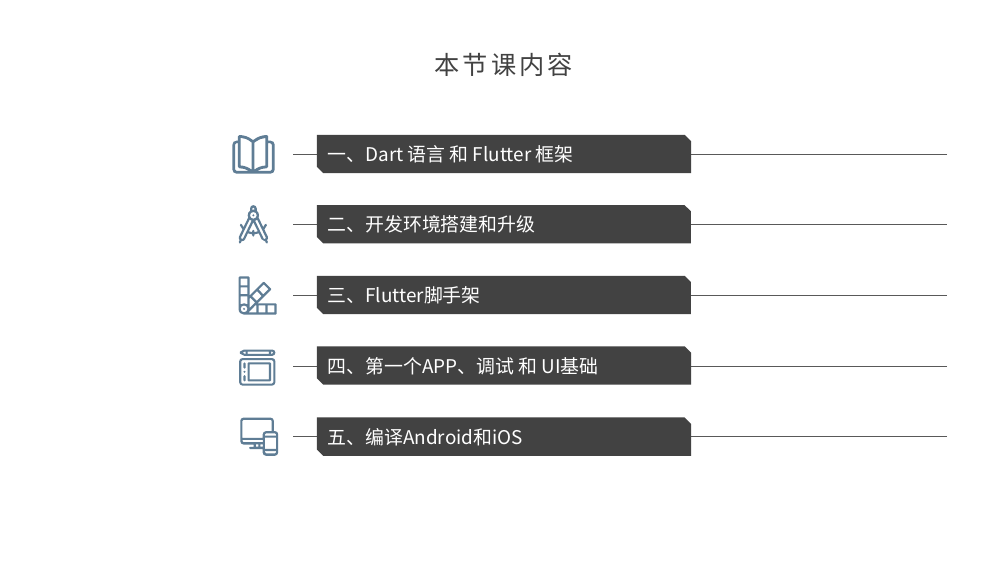
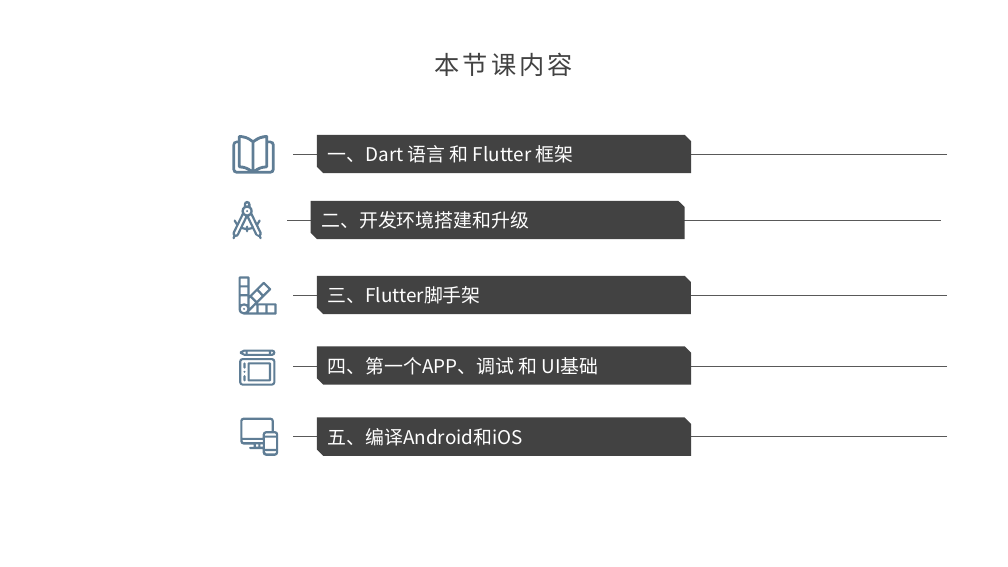
Before and after one commit to maosong-pactera/training-flutter, a slide deck: slide 2 of 移动端Flutter_第1课_如何开始工作？.pptx. Drawn at 1008x567 pixels with LibreOffice and Linux fonts; fonts in the diff are those of the drawing; background and template pictures are left out. Boxes give left, top, right and bottom in pixels: in the first picture for what was removed or moved away, otherwise in the second. Text is boxed around its words. In the diff, an @@ line names an element or a change of style, - is before the commit and + after.

```diff
--- a/移动端Flutter_第1课_如何开始工作？.pptx
+++ b/移动端Flutter_第1课_如何开始工作？.pptx
@@ 2 freeform shapes, 1 snip diag rect, 1 line: place and size @@
-2 freeform shapes, 1 snip diag rect, 1 line at (239,205,948,243)
+2 freeform shapes, 1 snip diag rect, 1 line at (232,201,941,240)
```
Also in this commit, not shown: 6 other slides changed, 11 slides added, 2 slides removed.
